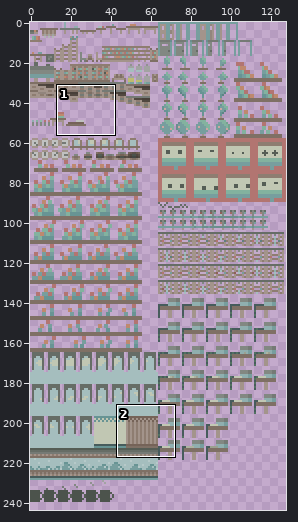
Sprite sheet: materials/title-map/title-map.png. Above: a wide view before the commit, with the close-up outlined.
Close-up. The starting point:
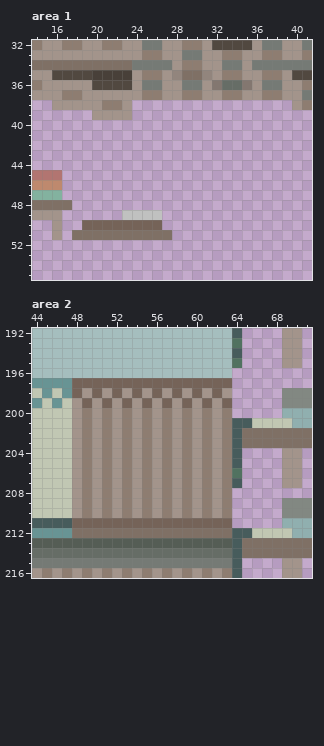
The file is 128x256 pixels. Colours within 5 levels of each other are drawn and written as one. Shown: area 1: x 14..41, y 32..55; area 2: x 44..71, y 192..216. The wide view leaves out empty margins.
After:
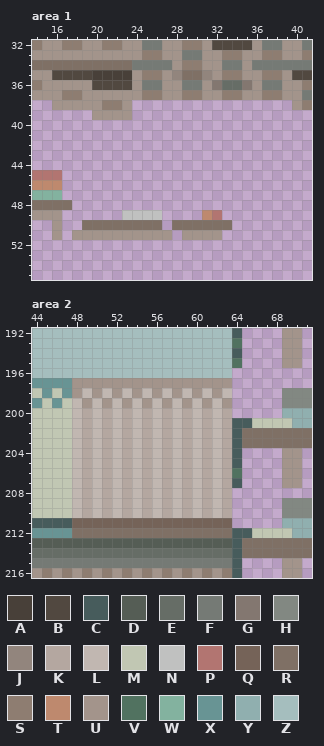
Palette (. is transparent): A #484039  B #514840  C #475c5c  D #555d55  E #666d66  F #757a75  G #837770  H #828882  J #92857d  K #b4a7a0  L #c1b7b1  M #c1c7b3  N #c0c1c0  P #b27571  Q #756358  R #7f7065  S #8e7d71  T #be896e  U #a3948b  V #517260  W #83b29f  X #689494  Y #90afaf  Z #a5bebe
What changed:
Changed rows in their new state; - is an unchanged pixel.
Area 1:
first column x 18:
49 -------------TP-
50 -RRRRRRRR-RRRRRR
51 UUUUUUUUUU-UUUU-
Area 2:
first column x 48:
197 UUUUUUUUUUUUUUUU
198 ULULULULULULULUL
199 LULULULULULULULU
200 LKLKLKLKLKLKLKLK
201 LKLKLKLKLKLKLKLK
202 LKLKLKLKLKLKLKLK
203 LKLKLKLKLKLKLKLK
204 LKLKLKLKLKLKLKLK
205 LKLKLKLKLKLKLKLK
206 LKLKLKLKLKLKLKLK
207 LKLKLKLKLKLKLKLK
208 LKLKLKLKLKLKLKLK
209 LKLKLKLKLKLKLKLK
210 LKLKLKLKLKLKLKLK
Where, in picture pixels (left, top, right, bottom), the same in both close-ups:
changed: (72, 210, 232, 240)
changed: (72, 378, 232, 518)
